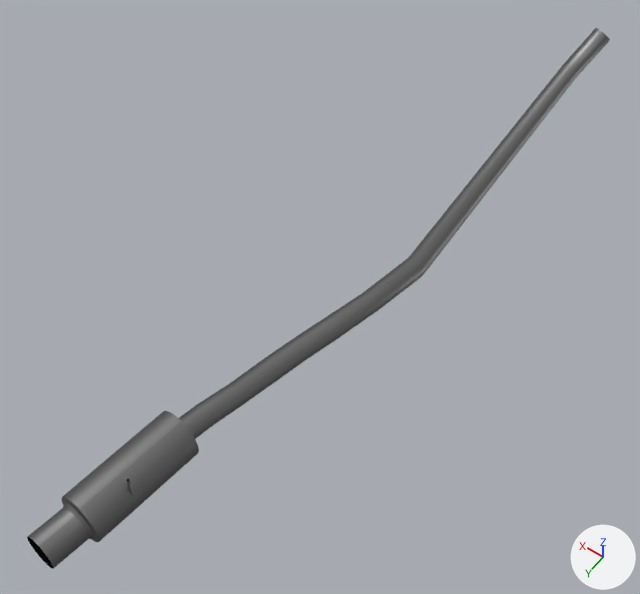
The glTF model content/cars/nissan_rs13/exhaust_hks.glb, before and after one commit.
Before and after are seen from a 50 mm camera at (-0.71, 2.57, 2.52) aimed at (0.46, 0.93, -0.06). Lighting does not change. The marker at lower right points along +X, +Y and +Z. Where no turn or scale is listed for an object, it has been applied to the vertices. Vertices at the same position are counted once.

Objects in the first picture: 'Exhaust'.
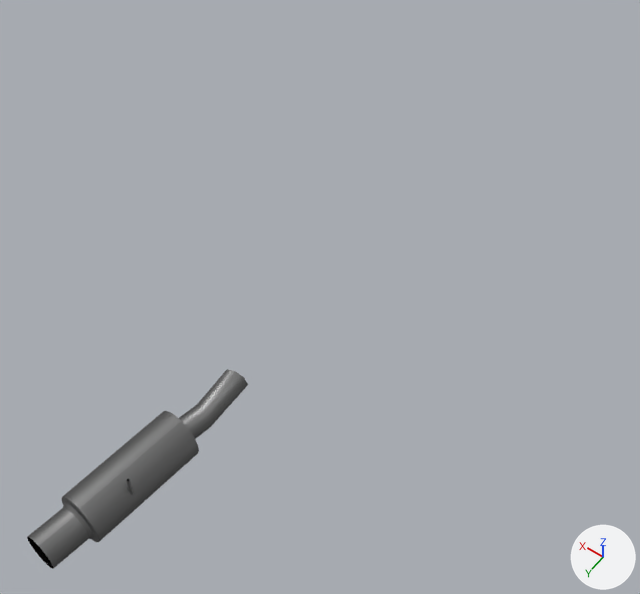
Where the newer file only moved an object's origin or applied its transform, the numbers keep the older frame.

Changed parts and their boxes (x1, y1, x2, y2) in the pictures (640 x 594 px):
'Exhaust', reshaped (62% narrower, 63% shorter): before (28, 28, 610, 569); after (28, 369, 248, 569)
part 1 of me_exhaust, cut back: before (197, 28, 610, 427); after (197, 369, 248, 425)

What changed in the scene script:
```text
Change me_exhaust:
    used by ob_exhaust; location = (0.092, -0.009, -0.114)
    remove me_exhaust.from_pydata(...)  # 1004 vertices, 1857 faces; spans x 0.07..0.49, y -0.89..2.24, z 0.07..0.29
    add me_exhaust.from_pydata(...)  # 948 vertices, 1745 faces; spans x 0.27..0.49, y 1.47..2.24, z 0.08..0.29
    me_exhaust part 1
    56 vertices are removed from x 0.07..0.33, y -0.89..1.34, z 0.07..0.29
    112 faces are deleted
    6 vertices in x 0.27..0.36, y 1.47..1.48, z 0.11..0.17 move by (0.0, 0.0, 0.09)
    2 vertices move from x 0.32, y 1.47, z 0.1..0.19 to x 0.32, y 1.47, z 0.18..0.27
```
